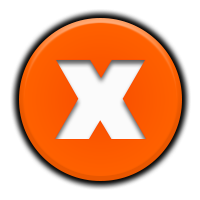
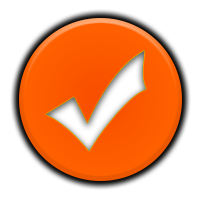
Before/after of a 200 x 200 layered artwork. What changed in the layer stack:
hid "Shape 1 copy" over [55, 60, 146, 139]
added layer "Shape 2 copy" above "Shape 2" over [46, 51, 146, 151]
showed "Shape 2" over [46, 51, 146, 151]
